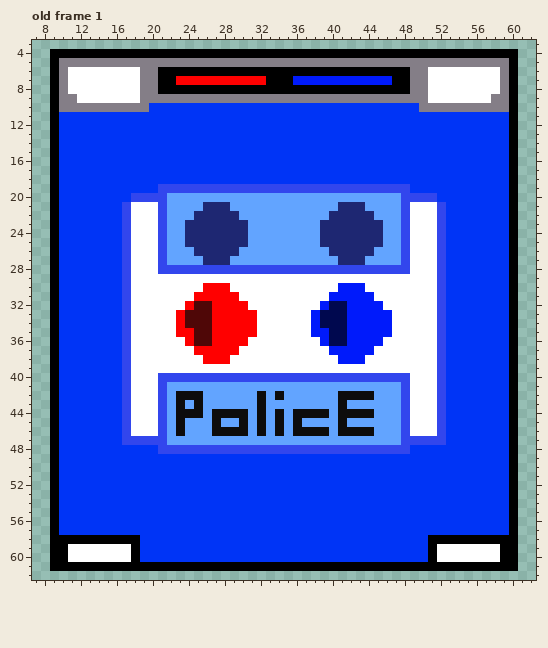
Edited in one commit: pixel-art file (img/cops-car/cops-car.aseprite). The first picture shows the starting point.
70x70 pixels, 1 frame. Colours within 5 levels of each other are drawn and written as one. Shown: old frame 1: x 7..62, y 3..62. The commit also changed other frames, which this record leaves out.
And afterwards:
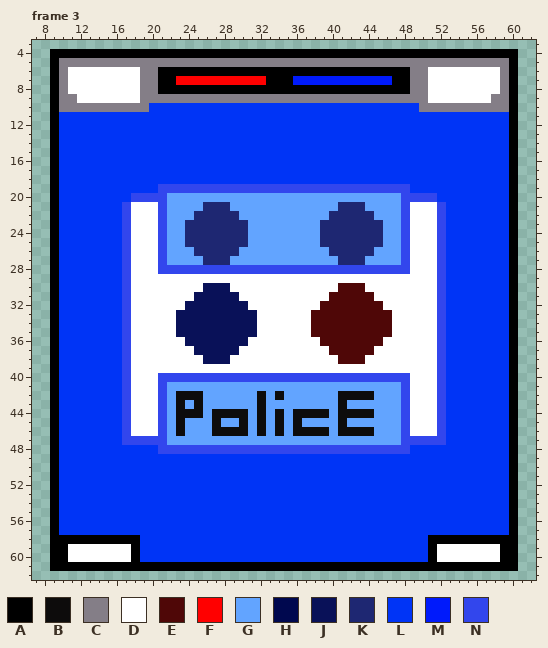
Palette (. is transparent): A #000000  B #0d0c0c  C #847e87  D #ffffff  E #4f0707  F #ff0000  G #62a4ff  H #00084f  J #091158  K #1e2772  L #0034f6  M #001afb  N #3246ed
A new or re-ordered frame is compared with the old frame closest to it.
Difference:
frames 1 -> 3
Frame 3 is new; against old frame 1:
y 30: x 26..28 FFF -> JJJ; x 41..43 MMM -> EEE
y 31: x 25..29 FFFFF -> JJJJJ; x 40..44 MMMMM -> EEEEE
y 32: x 24..30 FEEFFFF -> JJJJJJJ; x 39..45 MHHMMMM -> EEEEEEE
y 33..34: x 23..31 FEEEFFFFF -> JJJJJJJJJ; x 38..46 MHHHMMMMM -> EEEEEEEEE
y 35: x 23..31 FFEEFFFFF -> JJJJJJJJJ; x 38..46 MMHHMMMMM -> EEEEEEEEE
y 36: x 24..30 FEEFFFF -> JJJJJJJ; x 39..45 MHHMMMM -> EEEEEEE
y 37: x 25..29 FFFFF -> JJJJJ; x 40..44 MMMMM -> EEEEE
y 38: x 26..28 FFF -> JJJ; x 41..43 MMM -> EEE
Where, in picture pixels (left, top, right, bottom), the same in both pictures:
changed: (176, 283, 257, 364)
changed: (311, 283, 392, 364)
